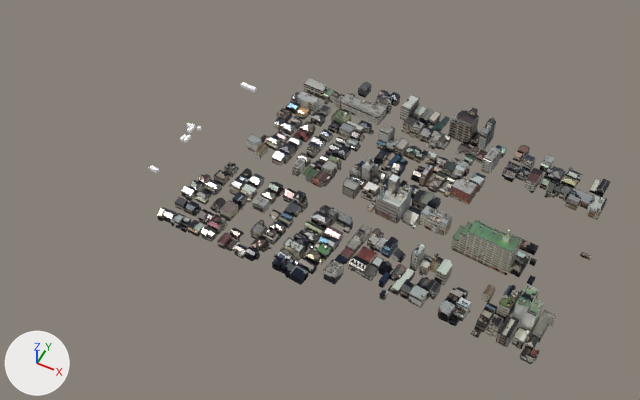
Two versions of the glTF model spike-3d/public/data/2023-lod3-station-8-0-packed.glb, one commit apart.
Rendered twice from a camera (50 mm lens) standing at (-151.0, 2154.0, 602.0) and looking at (-376.0, 2605.0, 39.0). Every picture has the same lights, and +X, +Y and +Z are marked at lower left. The picture after the commit comes second. Where no turn or scale is listed for an object, it has been applied to the vertices. Vertices at exactly the same position are counted once.
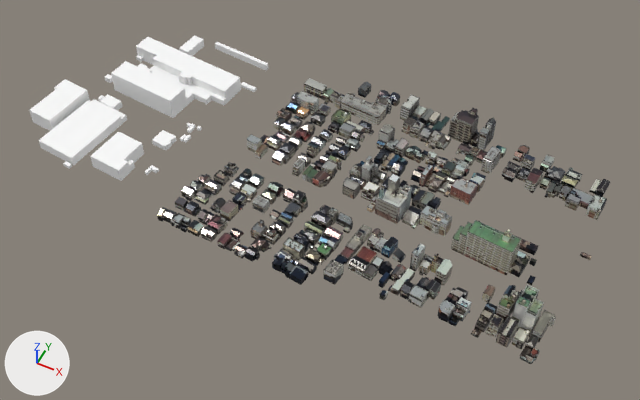
Where the newer file only moved an object's origin or applied its transform, the numbers keep the older frame.

Changed parts and their boxes (x1, y1, x2, y2) in the pictures (640 x 400 px; the box of a moved part takes in the faces that stretch with it):
'Mesh_0', reshaped (26% wider, 15% taller)
    before: (149, 78, 610, 364)
    after: (29, 35, 610, 364)
part 1 of me_mesh_0, added
    after: (104, 74, 113, 83)
part 2 of me_mesh_0, added
    after: (127, 159, 135, 172)
part 3 of me_mesh_0, added
    after: (63, 161, 72, 169)
part 4 of me_mesh_0, moved or reshaped
    before: (200, 90, 602, 341)
    after: (29, 35, 601, 331)

What the commit changed:
me_mesh_0 is used by ob_mesh_0; location (-519.7, 2744.1, 47.4).
me_mesh_0 had 12930 vertices, 24785 faces and spanned x 0.0..367.0, y -232.0..0.0, z 0.0..39.0.
me_mesh_0 now has 13174 vertices, 25198 faces and spans x -128.0..367.0, y -232.0..0.0, z 0.0..39.0.
me_mesh_0 part 1: the loose piece of 8 vertices spanning x 92.0..94.0, y -57.0..-55.0, z 1.0..2.0 is copied, and the copy is scaled about its middle by (2.45, 2.99, 3.46), then moved by (-192.0, -45.0, 2.0), in mat_material_0 (white #ffffff); it spans x -103.0..-96.0, y -103.0..-98.0, z 1.0..6.0.
me_mesh_0 part 2: the loose piece of 8 vertices spanning x 43.0..52.0, y -208.0..-201.0, z 0.0..7.0 is copied, and the copy is scaled about its middle by (0.559, 0.931, 1.21), then moved by (-62.0, 16.0, 2.0), in mat_material_0 (white #ffffff); it spans x -17.0..-12.0, y -192.0..-185.0, z 1.0..10.0.
me_mesh_0 part 3: the loose piece of 8 vertices spanning x 0.0..8.0, y -183.0..-178.0, z 1.0..4.0 is copied, and the copy is moved by (-69.0, -30.0, 1.0); it spans x -68.0..-61.0, y -212.0..-208.0, z 1.0..4.0.
me_mesh_0 part 4: 39 vertices moved within x 75.0..326.0, y -228.0..-7.0, z 0.0..27.0; 160 vertices removed from x 47.0..358.0, y -228.0..-4.0, z 0.0..30.0; 356 vertices added at x -128.0..357.0, y -229.0..-7.0, z 0.0..30.0.
Other edits to the shape of me_mesh_0 do not show in these pictures.
